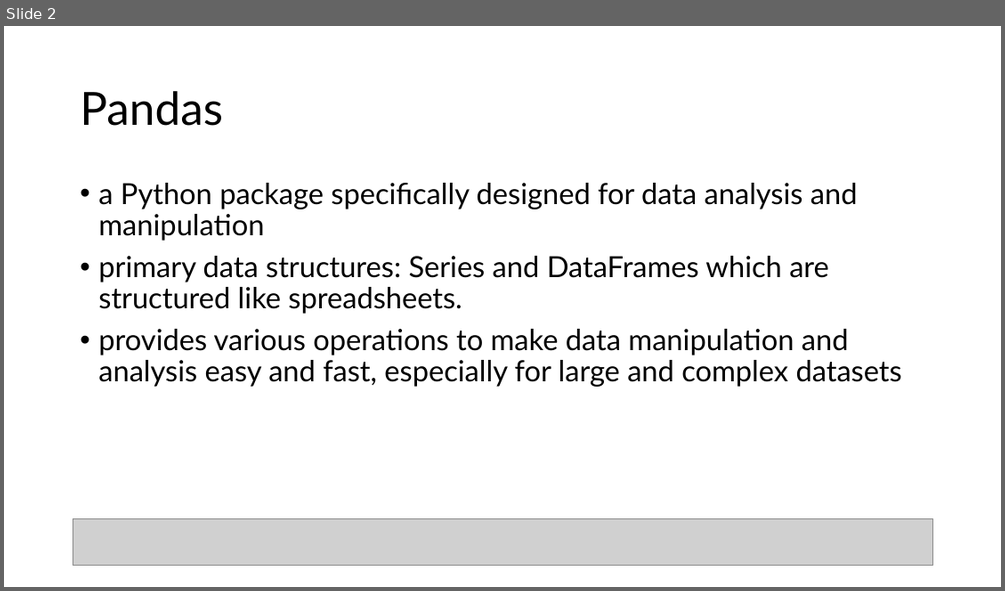
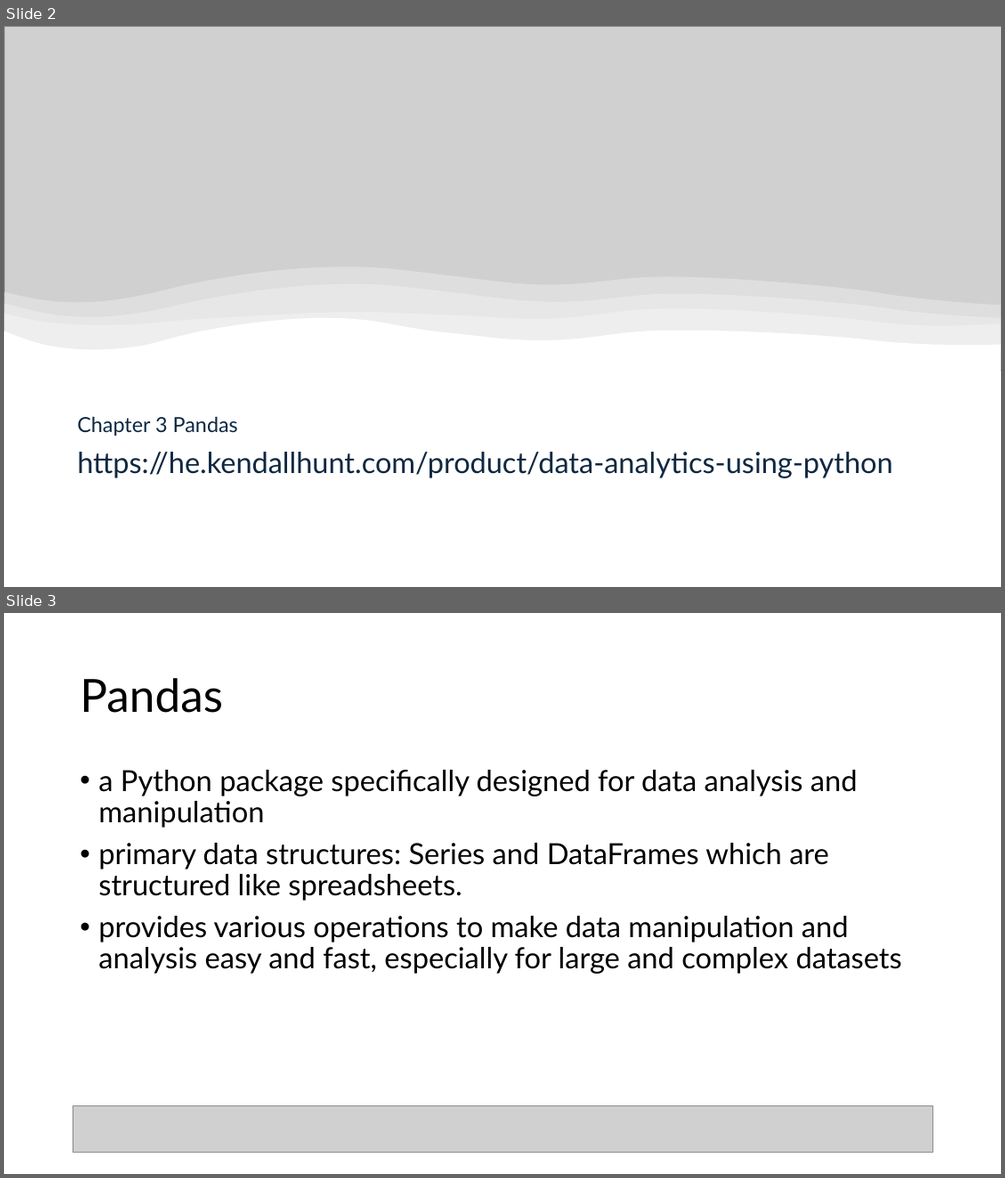
Before and after one commit to zliu-semo/Data-Analytics-Using-Python, a slide deck: Chapter 3/Data Analytics Using Python Chapter 3.pptx. Shown one above the other, each under a label of ours: slide 2 before the commit, slides 2 and 3 after it. The pictures are 1005x591 and 1005x1178 pixels, drawn with LibreOffice and Linux fonts; fonts in the diff are those of the drawing; grey boxes stand for pictures. Boxes give left, top, right and bottom in pixels: in the first picture for what was removed or moved away, otherwise in the second. Text is boxed around its words. In the diff, an @@ line names an element or a change of style, - is before the commit and + after.

```diff
--- a/Chapter 3/Data Analytics Using Python Chapter 3.pptx
+++ b/Chapter 3/Data Analytics Using Python Chapter 3.pptx
@@ slide 2 added at box(4, 26, 1001, 587), background #FFFFFF @@
@@ picture added at box(4, 26, 1001, 370) @@
@@ group added at box(4, 267, 1001, 416): 4 freeform shapes @@
@@ subtitle added at box(77, 416, 238, 435), 20 pt, text #0E2841 @@
+Chapter 3 Pandas
@@ title added at box(77, 451, 892, 478), 27.9 pt, text #0E2841 @@
+https://he.kendallhunt.com/product/data-analytics-using-python
@@ what was slide 2 is now slide 3 @@
```
Also in this commit, not shown: 1 other file.
